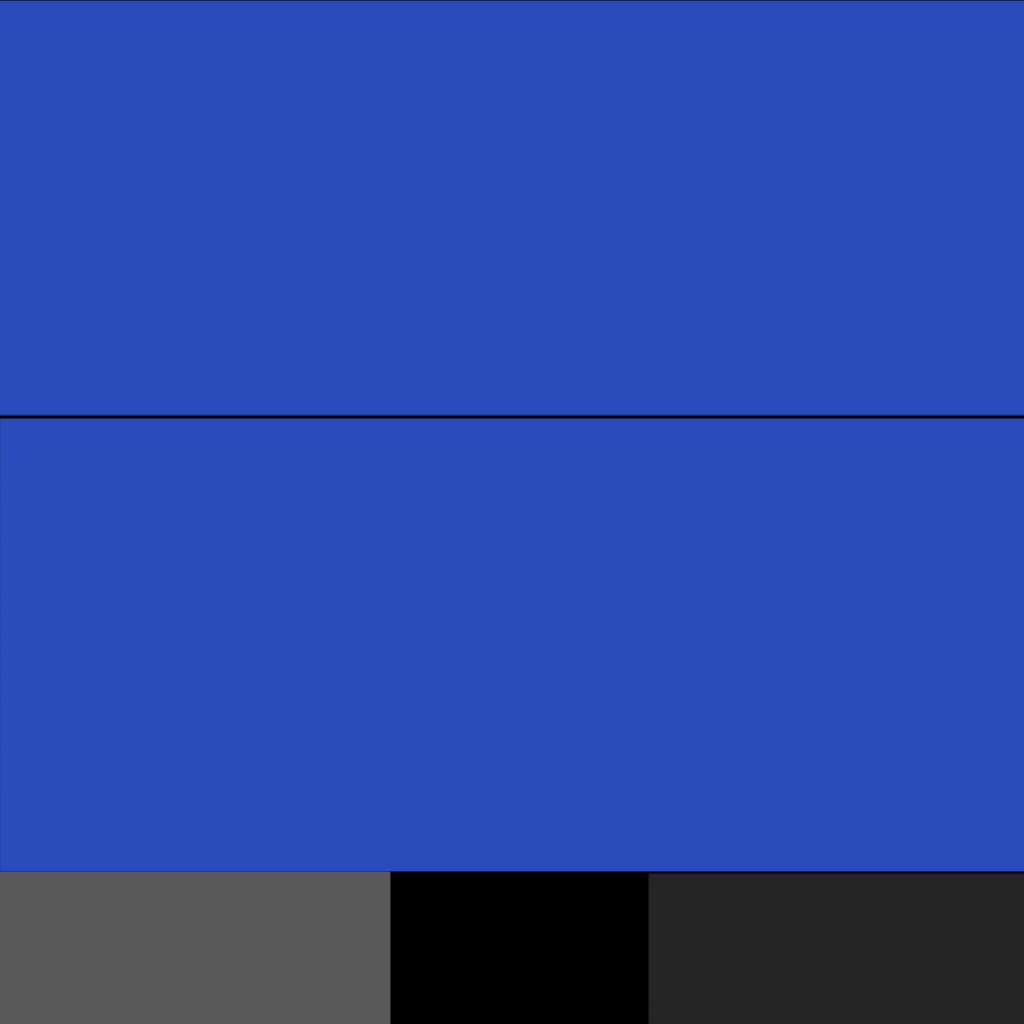
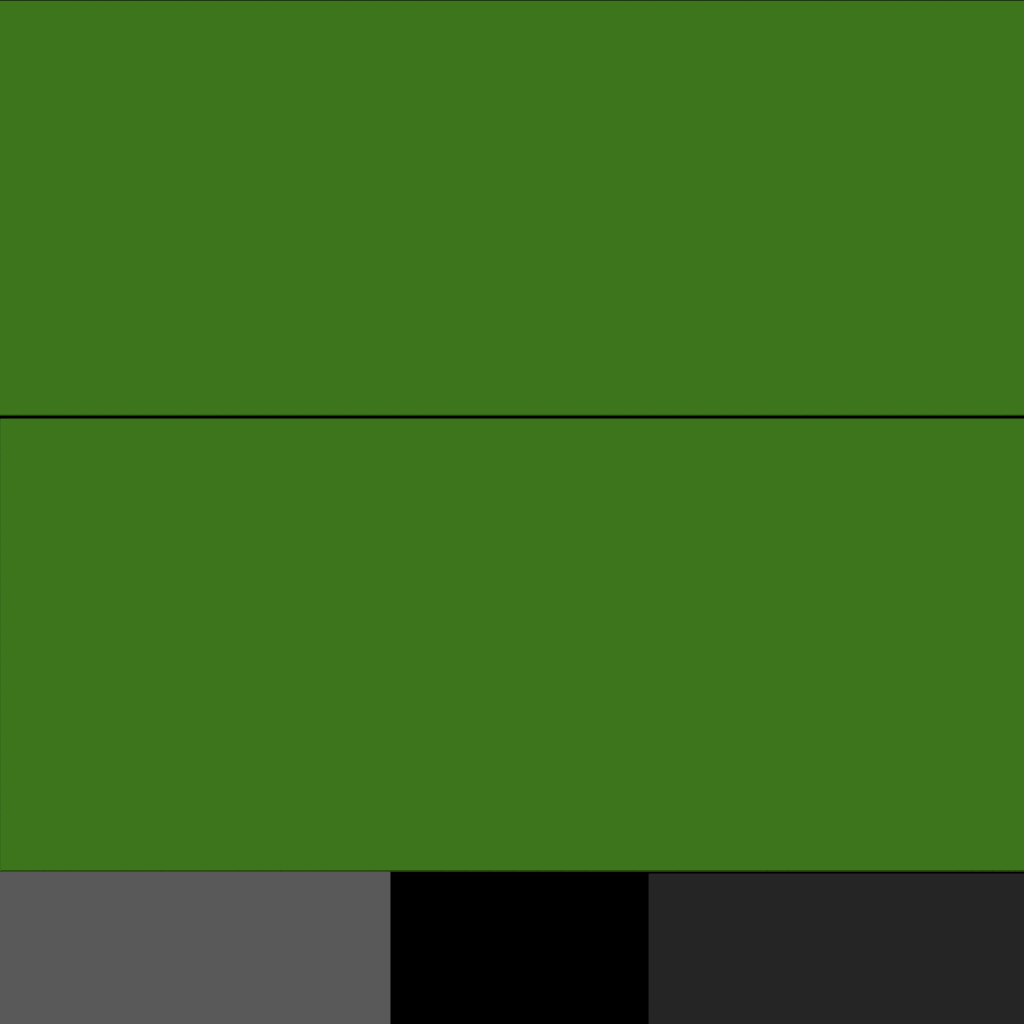
Two versions of the same layered image (1024 × 1024). Layer-by-layer changes:
added layer "tank_player_green" above "tank_player_red" over box(0, 0, 1024, 872)
added layer "tank_player_red" above "Accent" over box(0, 0, 1024, 872)
